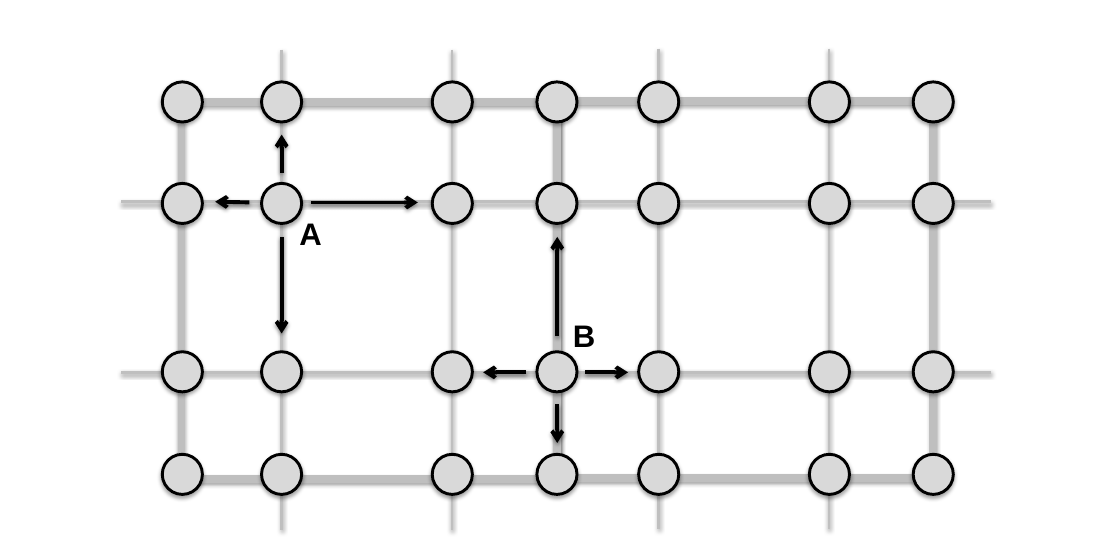
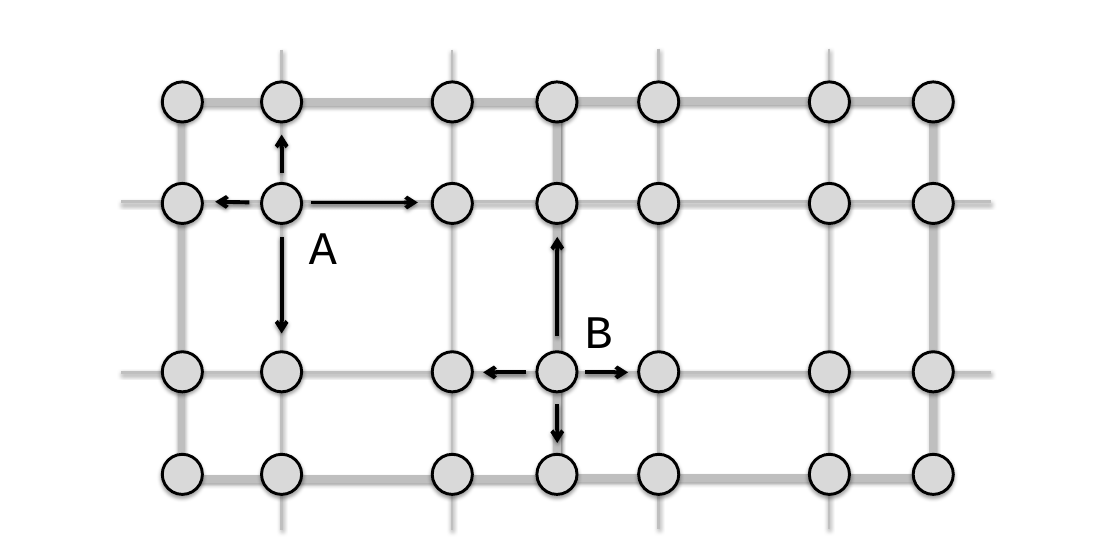
Before and after one commit to paullric/Paper-2015-FeatureTracking, a slide deck: slide 1 of FiniteElementFeatureTracking.pptx. Drawn at 1120x560 pixels with LibreOffice and Linux fonts; fonts in the diff are those of the drawing. Boxes give left, top, right and bottom in pixels: in the first picture for what was removed or moved away, otherwise in the second. Text is boxed around its words. In the diff, an @@ line names an element or a change of style, - is before the commit and + after.

```diff
--- a/FiniteElementFeatureTracking.pptx
+++ b/FiniteElementFeatureTracking.pptx
@@ text "A": place and size @@
-text "A" at bbox=[299, 223, 321, 245]
+text "A" at bbox=[309, 233, 337, 264]
@@ text "A" at bbox=[309, 233, 337, 264]: size 24 to 36 pt, font Arial to Courier New, bold off @@
@@ text "B" at bbox=[585, 317, 613, 348]: size 24 to 36 pt, font Arial to Courier New, bold off @@
@@ text "B": place and size @@
-text "B" at bbox=[573, 325, 595, 347]
+text "B" at bbox=[585, 317, 613, 348]
```
Also in this commit, not shown: 5 other files.
